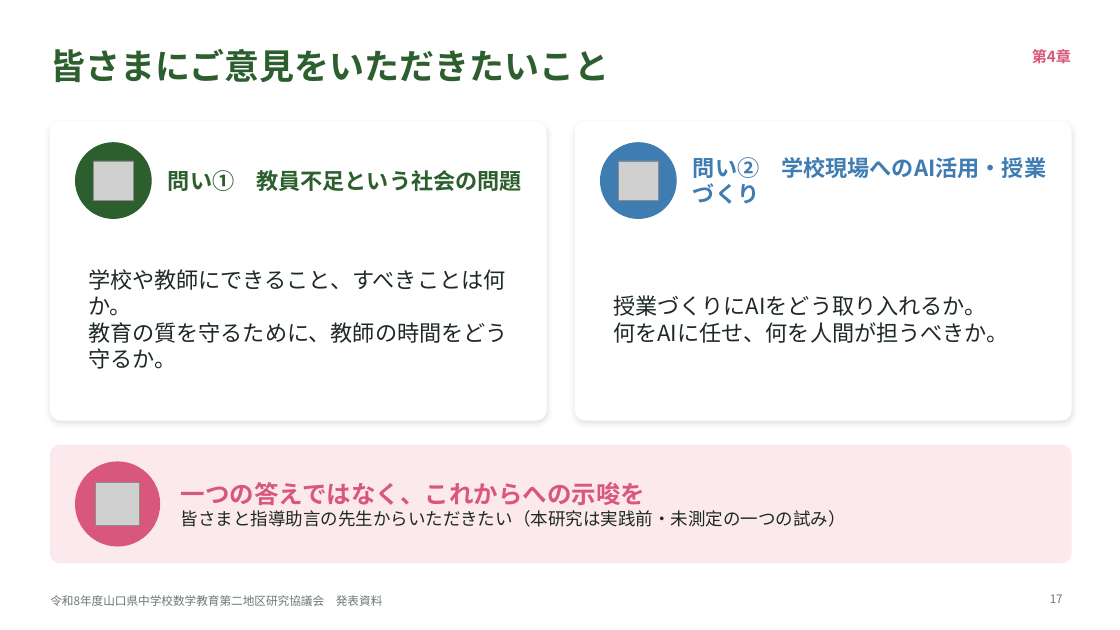
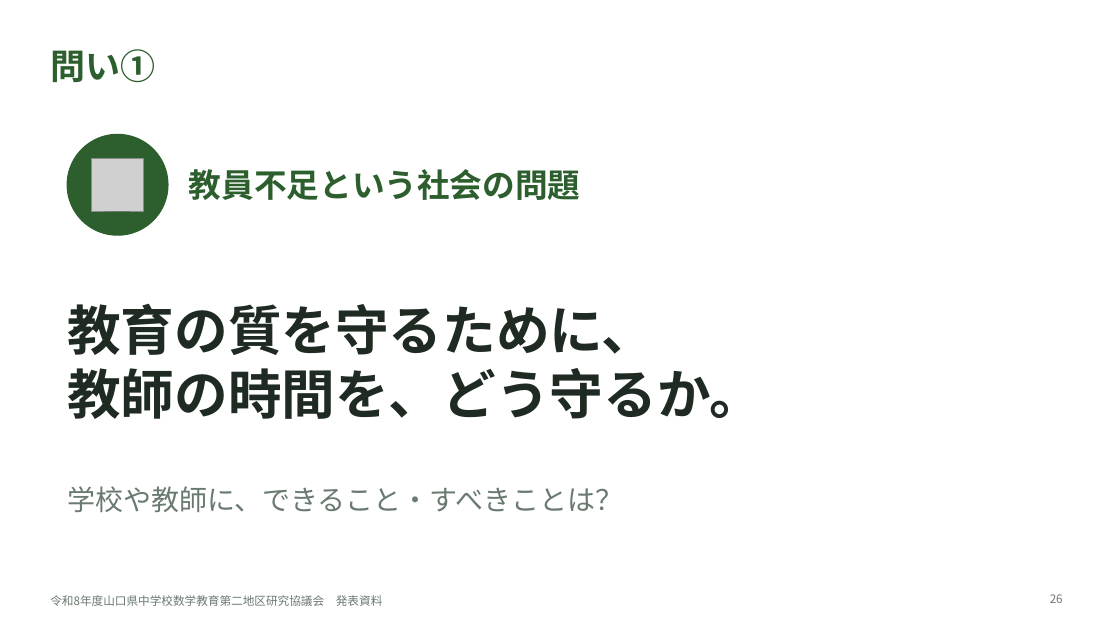
Before and after one commit to margiela14th-sudo/my-ai-project, a slide deck: slide 26 of 07_完成資料/県大会発表_生成AI授業再構築.pptx (slide 17 before the commit). Drawn at 1120x630 pixels with LibreOffice and Linux fonts; fonts in the diff are those of the drawing; grey boxes stand for pictures. Boxes give left, top, right and bottom in pixels: in the first picture for what was removed or moved away, otherwise in the second. Text is boxed around its words. In the diff, an @@ line names an element or a change of style, - is before the commit and + after.

```diff
--- a/07_完成資料/県大会発表_生成AI授業再構築.pptx
+++ b/07_完成資料/県大会発表_生成AI授業再構築.pptx
@@ title at (50,49,155,83): text changed @@
-皆さまにご意見をいただきたいこと
+問い①
@@ text removed at (1032,49,1071,64) @@
-第4章
@@ rounded rectangle removed at (50,122,546,420) @@
@@ ellipse: place and size @@
-ellipse at (76,143,151,218)
+ellipse at (67,134,168,235)
@@ rounded rectangle removed at (576,122,1071,420) @@
@@ ellipse removed at (601,143,676,218) @@
@@ picture: place and size @@
-picture at (94,161,134,201)
+picture at (92,159,144,211)
@@ text at (189,169,580,200): text changed; size 19 to 28 pt @@
-問い① 教員不足という社会の問題
+教員不足という社会の問題
@@ picture removed at (619,161,659,201) @@
@@ text removed at (693,157,1046,204) @@
-問い② 学校現場へのAI活用・授業づくり
@@ text removed at (613,295,1009,343) @@
-授業づくりにAIをどう取り入れるか。
-何をAIに任せ、何を人間が担うべきか。
@@ text at (67,303,763,419): text changed; size 19 to 46 pt; bold on @@
-学校や教師にできること、すべきことは何か。
-教育の質を守るために、教師の時間をどう守るか。
+教育の質を守るために、
+教師の時間を、どう守るか。
@@ rounded rectangle removed at (50,445,1071,563) @@
@@ ellipse removed at (76,462,160,546) @@
@@ text added at (67,486,624,512), 24 pt, text #6B7A70 @@
+学校や教師に、できること・すべきことは？
@@ picture removed at (96,482,139,526) @@
@@ text removed at (181,482,846,527) @@
-一つの答えではなく、これからへの示唆を
-皆さまと指導助言の先生からいただきたい（本研究は実践前・未測定の一つの試み）
@@ page number at (1050,594,1063,603): text changed @@
-17
+26
```
Also in this commit, not shown: 16 other slides changed, 14 slides added, 5 slides removed, 10 other files.
